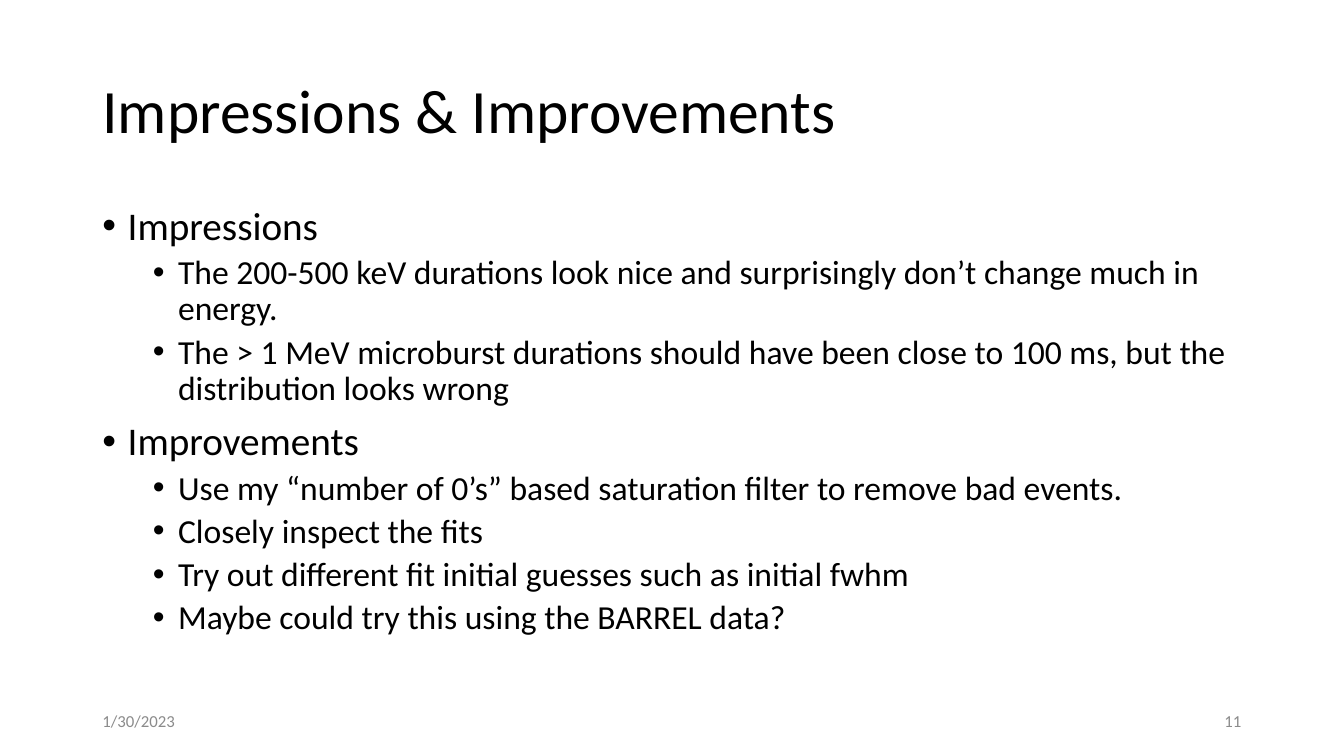
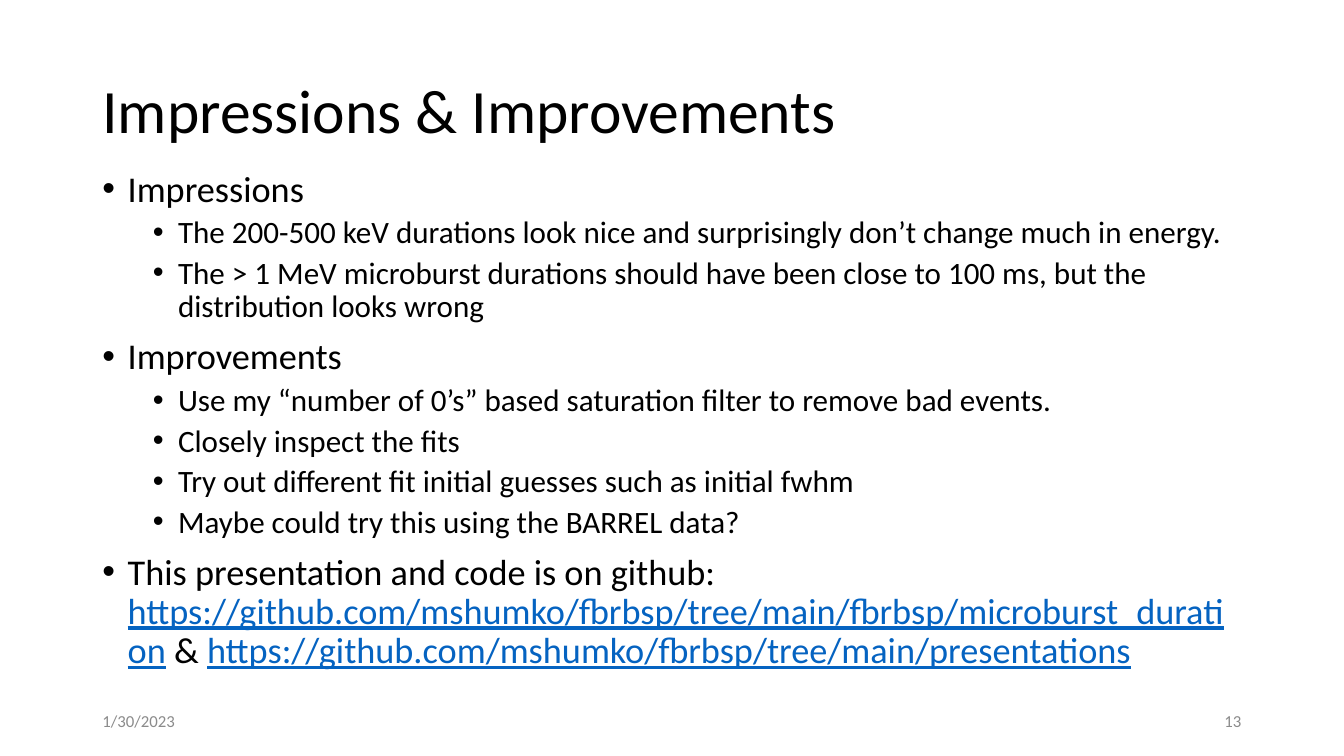
Before and after one commit to mshumko/fbrbsp, a slide deck: slide 13 of presentations/20230130_firebird_microburst_durations.pptx (slide 11 before the commit). Drawn at 1344x756 pixels with LibreOffice and Linux fonts; fonts in the diff are those of the drawing. Boxes give left, top, right and bottom in pixels: in the first picture for what was removed or moved away, otherwise in the second. Text is boxed around its words. In the diff, an @@ line names an element or a change of style, - is before the commit and + after.

Commit message:
Updated presentation.

```diff
--- a/presentations/20230130_firebird_microburst_durations.pptx
+++ b/presentations/20230130_firebird_microburst_durations.pptx
@@ text "Impressions": place and size @@
-text "Impressions" at <box>128,213,1226,635</box>
+text "Impressions" at <box>128,177,1224,670</box>
@@ text at <box>128,177,1221,539</box>: size 28 to 25.9 pt in "Impressions", "Improvements"; size 24 to 22.2 pt in "The 200-500 keV durations look nice and ...", "The > 1 MeV microburst durations should ...", "Use my “number of 0’s” based saturation ...", "Closely inspect the fits" and 2 more places @@
@@ text at <box>128,559,1224,670</box>: paragraph added @@
+• This presentation and code is on github: https://github.com/mshumko/fbrbsp/tree/main/fbrbsp/microburst_duration & https://github.com/mshumko/fbrbsp/tree/main/presentations
@@ page number at <box>1224,716,1241,727</box>: text changed @@
-11
+13
```
Also in this commit, not shown: 4 other slides changed, 3 slides added, 1 slide removed, 1 other file.
